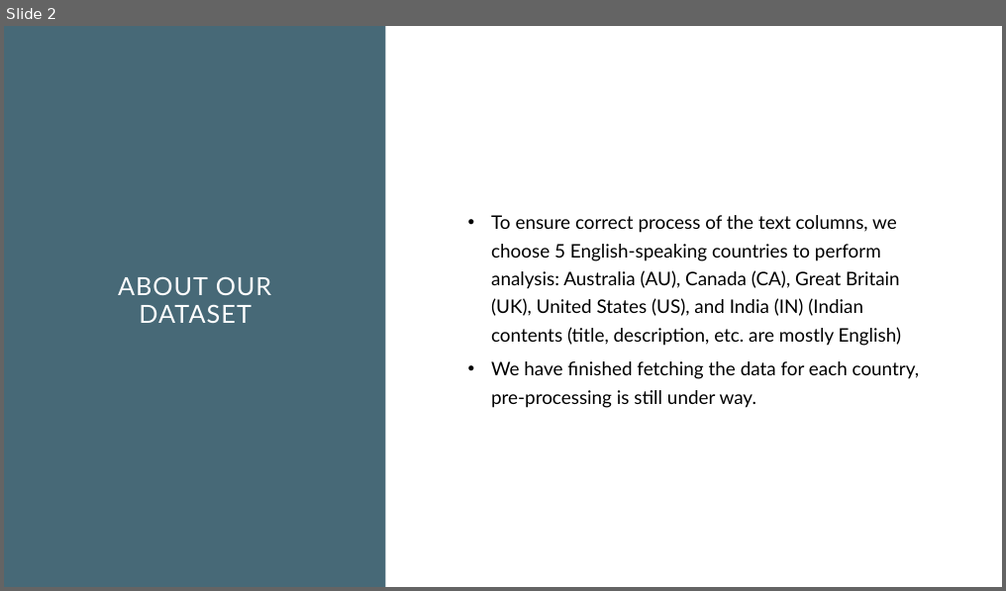
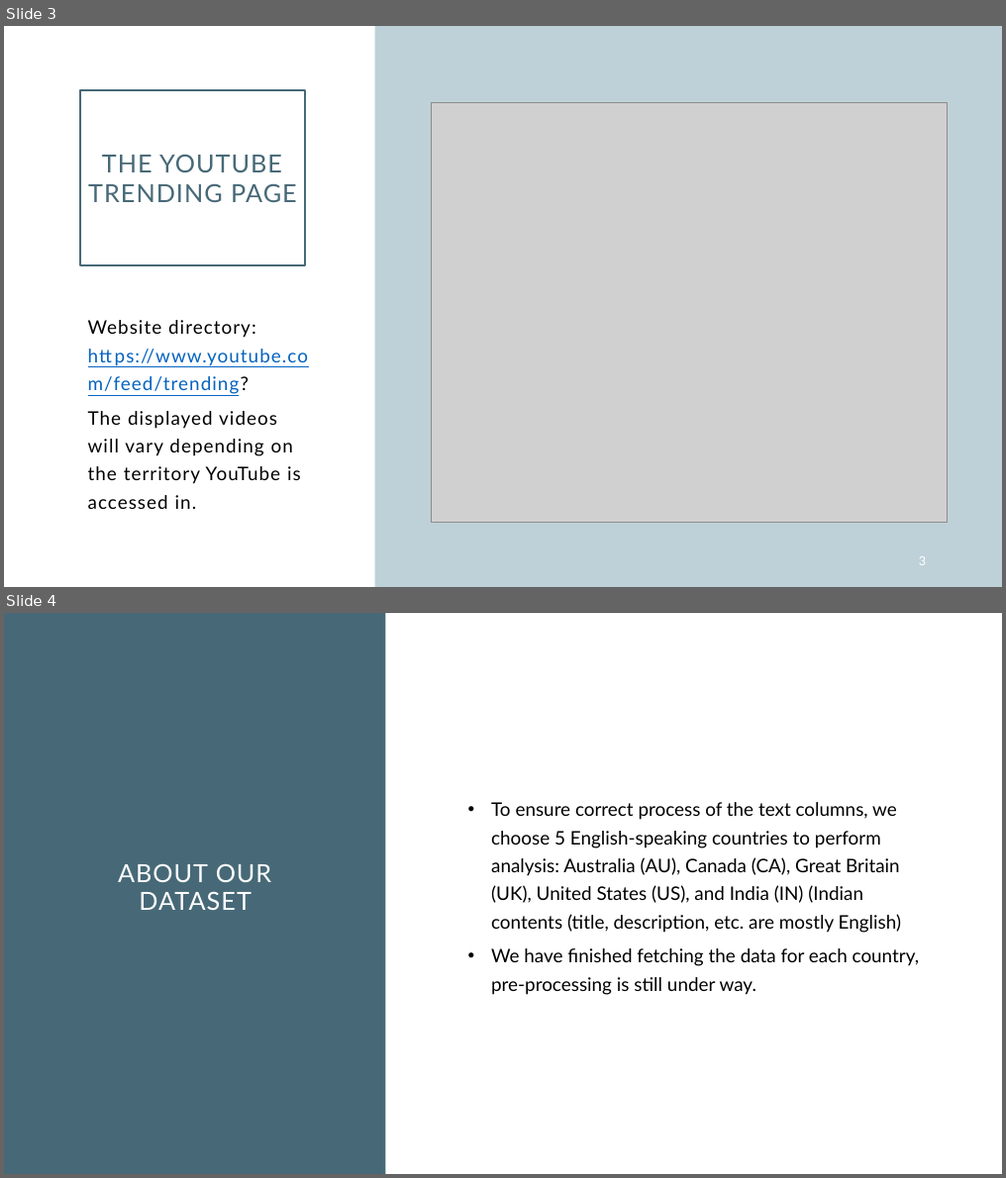
Before and after one commit to Y3l4n/Trending-Youtube-Scraper, a slide deck: Progress report.pptx. Shown one above the other, each under a label of ours: slide 2 before the commit, slides 3 and 4 after it. The pictures are 1006x591 and 1006x1178 pixels, drawn with LibreOffice and Linux fonts; fonts in the diff are those of the drawing; grey boxes stand for pictures. Boxes give left, top, right and bottom in pixels: in the first picture for what was removed or moved away, otherwise in the second. Text is boxed around its words. In the diff, an @@ line names an element or a change of style, - is before the commit and + after.

```diff
--- a/Progress report.pptx
+++ b/Progress report.pptx
@@ slide 3 added at (4, 26, 1002, 587), background #FFFFFF @@
@@ rectangle added at (375, 26, 1002, 587), fill #AFC6CF at 80% opacity @@
@@ title added at (80, 90, 305, 266), outline #476977 2.25 pt, 24 pt, text #476977 @@
+THE YOUTUBE TRENDING PAGE
@@ picture added at (432, 102, 946, 522) @@
@@ text added at (88, 320, 308, 509), 18 pt, text #000000 @@
+Website directory: https://www.youtube.com/feed/trending?
+The displayed videos will vary depending on the territory YouTube is accessed in.
@@ page number added at (919, 557, 926, 566), 12 pt, text #FFFFFF @@
+3
@@ what was slide 2 is now slide 4 @@
```
Also in this commit, not shown: 4 slides changed, 1 other slide added.
